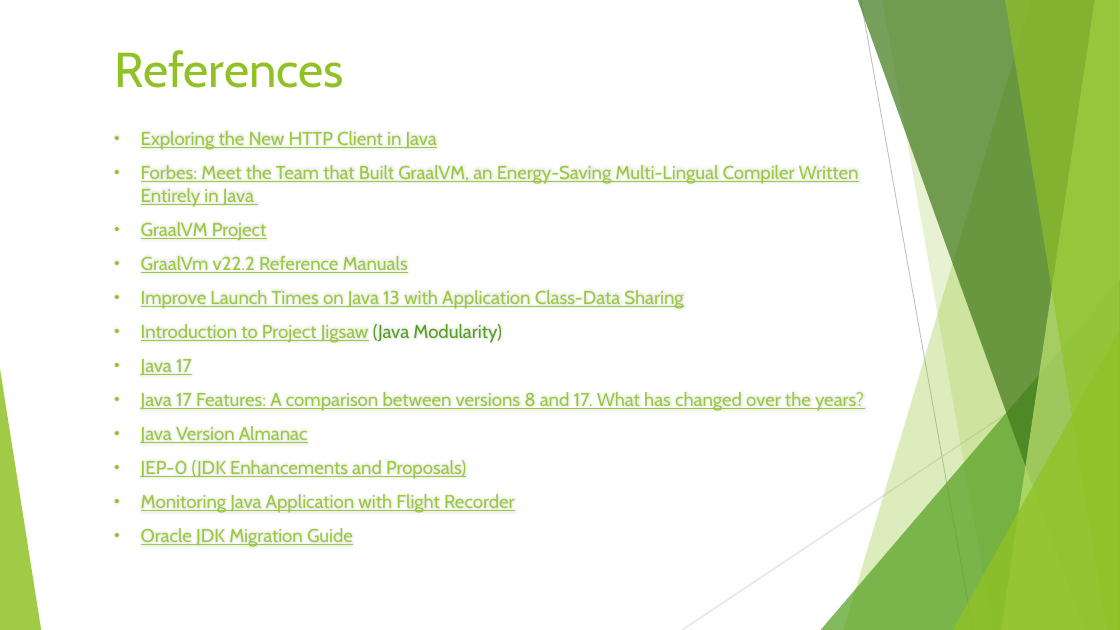
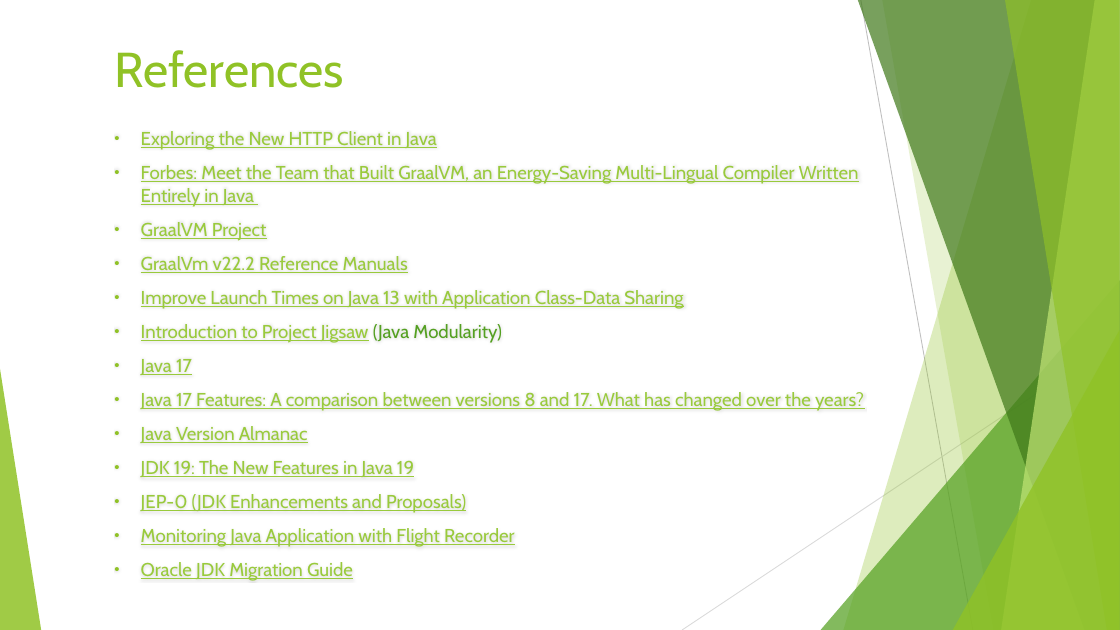
Before and after one commit to Rohan427/Qpid4Graal, a slide deck: slide 28 of doc/reference/Java_17 _Upgrade.pptx (slide 25 before the commit). Drawn at 1120x630 pixels with LibreOffice and Linux fonts; fonts in the diff are those of the drawing. Boxes give left, top, right and bottom in pixels: in the first picture for what was removed or moved away, otherwise in the second. Text is boxed around its words. In the diff, an @@ line names an element or a change of style, - is before the commit and + after.

Commit message:
Java 17 Upgrade PPT RC1

```diff
--- a/doc/reference/Java_17 _Upgrade.pptx
+++ b/doc/reference/Java_17 _Upgrade.pptx
@@ text at (141,460,414,477): paragraph added @@
+• JDK 19: The New Features in Java 19
```
Also in this commit, not shown: 1 other slide changed, 3 slides added, 1 other file.
